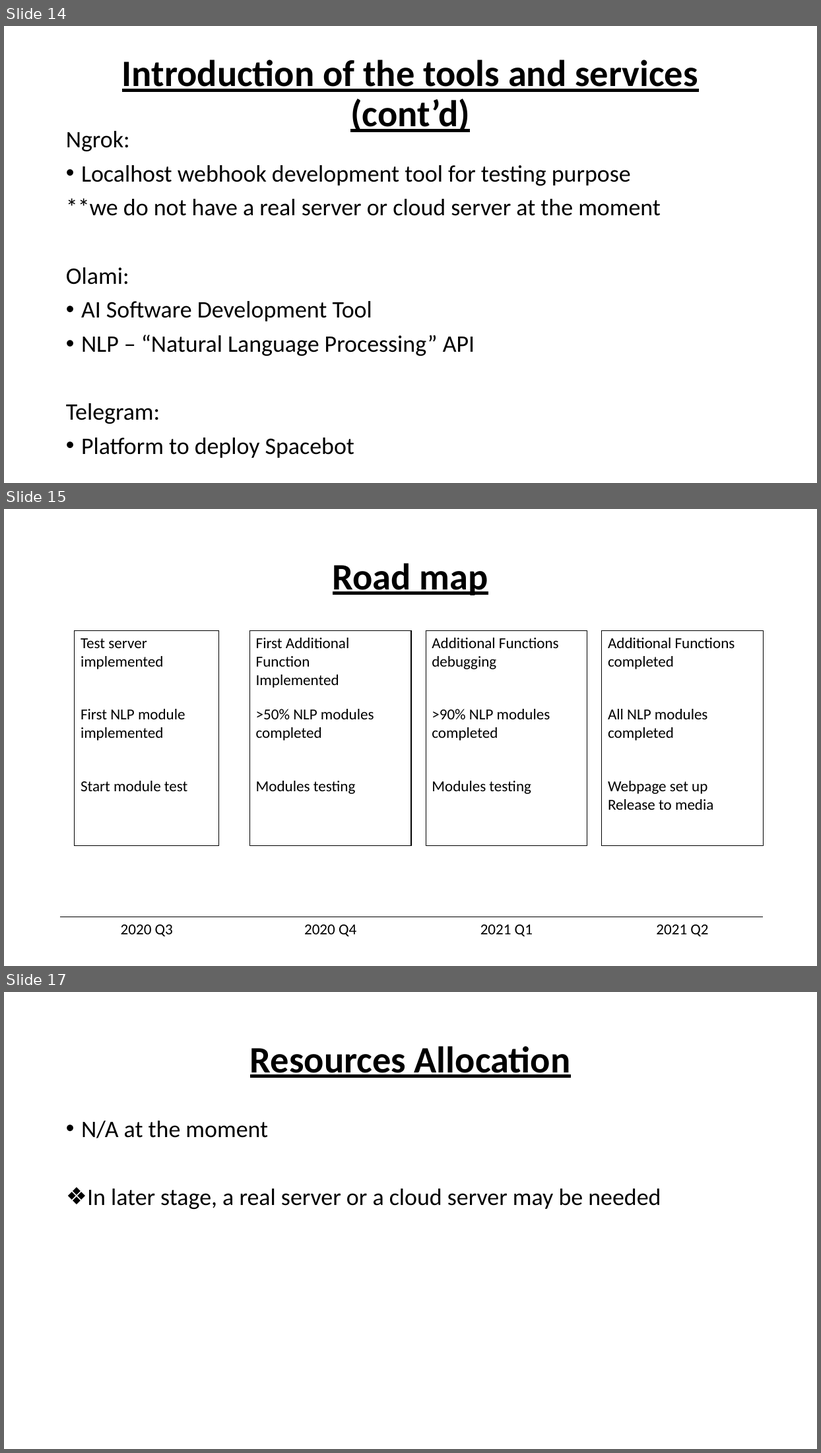
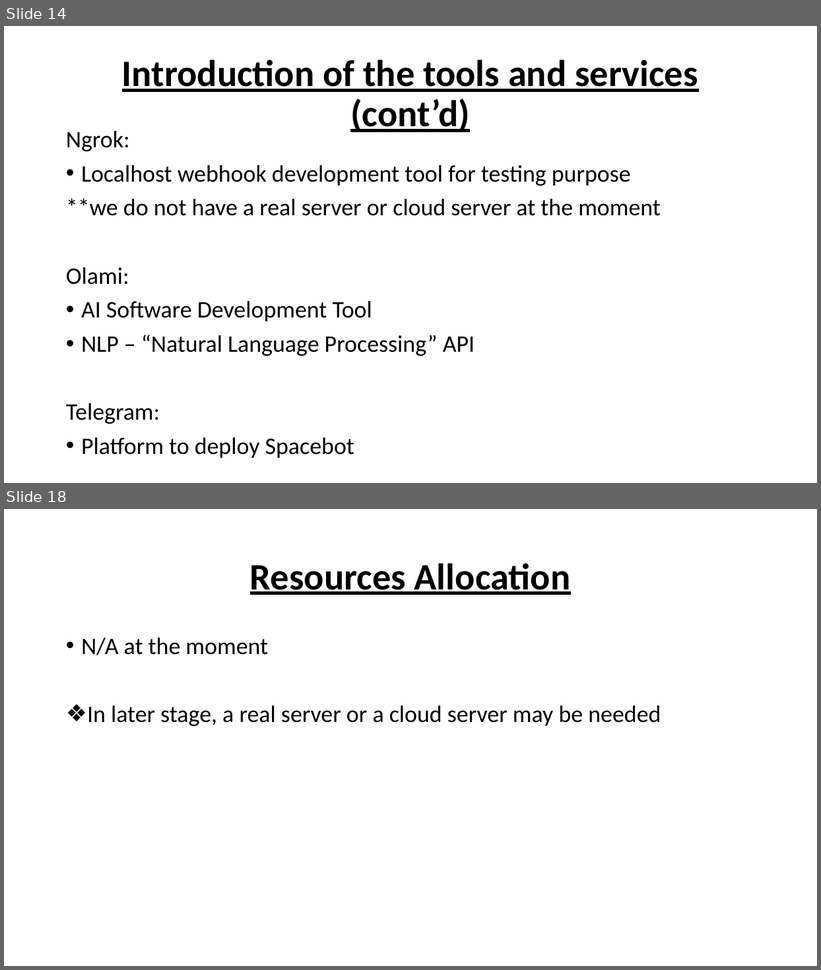
Before and after one commit to casey46ckc/Asso-yr2-FYP, a slide deck: fyp powerpoint/Fyp_revised_v1.1.pptx. Shown one above the other, each under a label of ours: slides 14, 15 and 17 before the commit, slides 14 and 18 after it; the slides between them are not shown. The pictures are 821x1453 and 821x970 pixels, drawn with LibreOffice and Linux fonts; fonts in the diff are those of the drawing; background and template pictures are left out. Boxes give left, top, right and bottom in pixels: in the first picture for what was removed or moved away, otherwise in the second. Text is boxed around its words. In the diff, an @@ line names an element or a change of style, - is before the commit and + after.

```diff
--- a/fyp powerpoint/Fyp_revised_v1.1.pptx
+++ b/fyp powerpoint/Fyp_revised_v1.1.pptx
@@ slide 15 removed at (4, 509, 817, 966), background picture (left out) @@
@@ title removed at (333, 563, 488, 595) @@
-Road map
@@ table removed at (60, 631, 762, 942), 5 rows, 8 columns @@
- | Test server implemented |  | First Additional Function / Implemented |  | Additional Functions debugging |  | Additional Functions completed
- | First NLP module implemented |  | >50% NLP modules completed |  | >90% NLP modules completed |  | All NLP modules completed
- | Start module test |  | Modules testing |  | Modules testing |  | Webpage set up / Release to media
- |  |  |  |  |  |  | 
- | 2020 Q3 |  | 2020 Q4 |  | 2021 Q1 |  | 2021 Q2
@@ what was slide 17 is now slide 18 @@
```
Also in this commit, not shown: 2 slides changed, 2 slides added, 3 other files.
